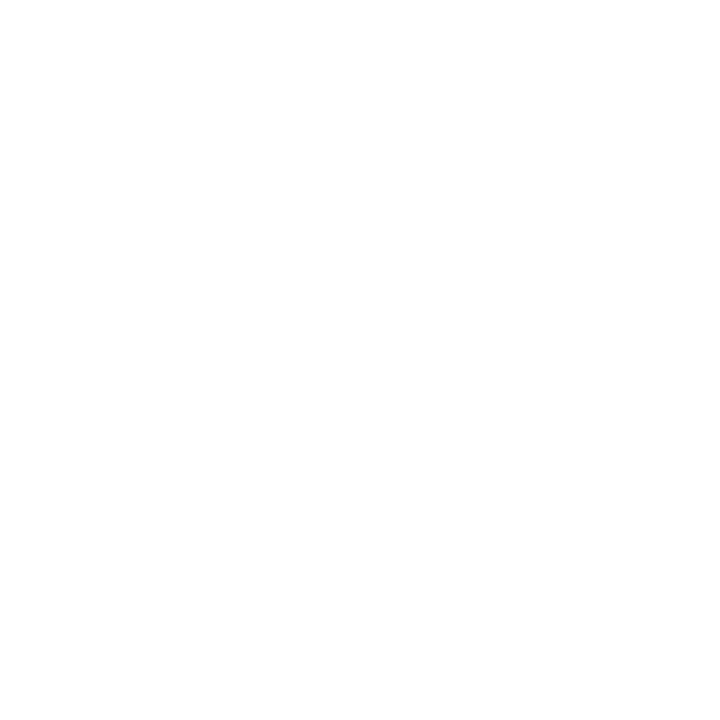
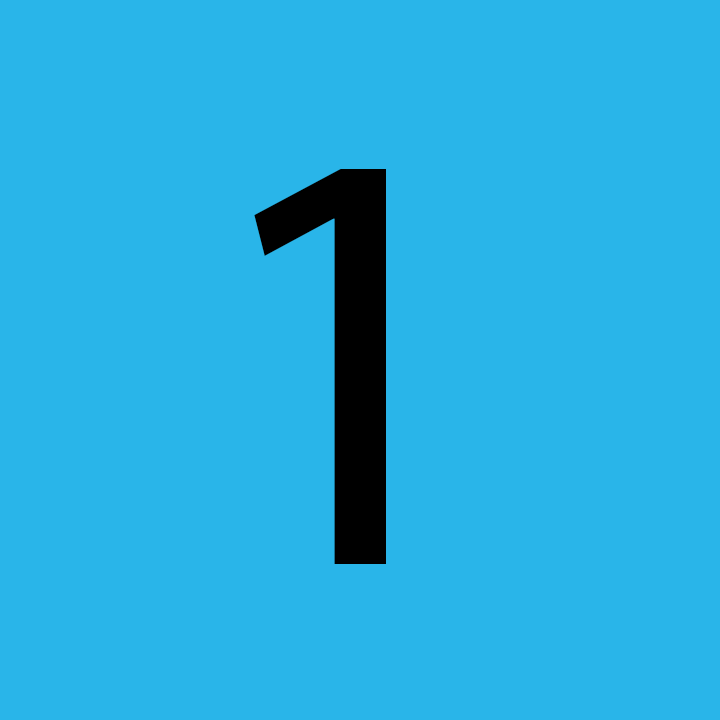
Layer changes from the first (720, 720) image to the second:
showed "1" over box(254, 169, 386, 564)
added layer "background" over box(0, 0, 720, 720)
